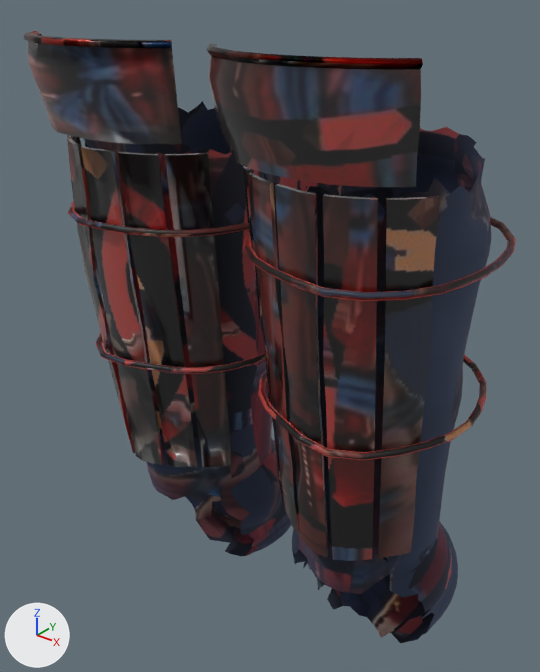
Two versions of the glTF model public/games/era-clash/3d/assets/props/haru/suneate.glb, one commit apart.
Both versions are drawn from a 50 mm lens placed at (0.37, -0.469, 0.613), pointed at (-0.012, 0.009, 0.317). The axes (+X, +Y, +Z) are drawn at lower left. The lights are the same throughout. The picture after the commit comes second. Where no turn or scale is listed for an object, it has been applied to the vertices. Vertices at exactly the same position are counted once.

The first picture shows 'LeftLeg', 'RightLeg', 'kyahan_Left', 'kyahan_Right'.
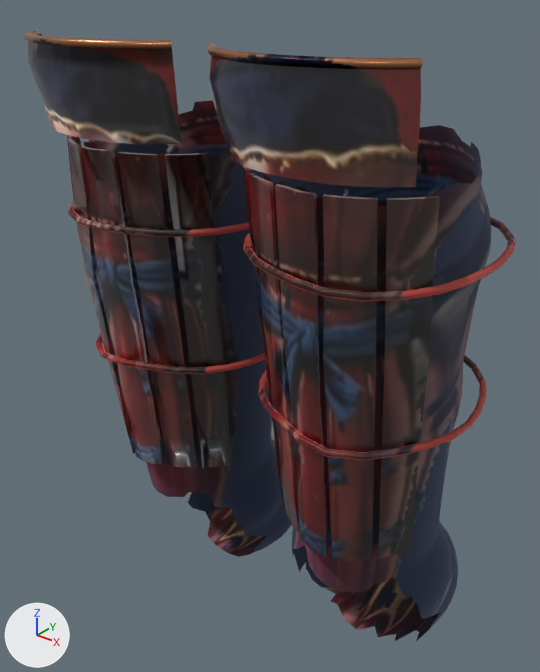
Boxes (x1, y1, x2, y2) around the edits, measured in the pictures (540 x 672 px; the box of a moved part takes in the faces that stretch with it):
'kyahan_Left', reshaped: before (263, 127, 491, 643); after (264, 125, 491, 641)
'kyahan_Right', reshaped: before (84, 101, 291, 556); after (83, 100, 292, 557)
part 1 of me_suneate_leftleg, surface changed: (206, 43, 516, 561) in both
part 2 of me_suneate_rightleg, surface changed: (24, 31, 265, 468) in both
part 3 of me_suneate_kyahan_right, moved or reshaped: before (84, 101, 291, 556); after (83, 100, 292, 557)
part 4 of me_suneate_kyahan_right, surface changed: before (118, 144, 282, 552); after (120, 144, 275, 551)

What changed in the scene script:
```text
Change me_suneate_leftleg:
    where me_suneate_leftleg.from_pydata(...)  # 775 vertices, 1496 faces; spans x 0.0..0.19, y -0.134..0.123, z 0.187..0.573
    used by ob_leftleg; location = (0.0, 0.0, 0.0)
    me_suneate_leftleg part 1: texture (UV) coordinates of 1496 of 1496 faces, centred in x 0.001..0.189, y -0.132..0.12, z 0.187..0.573, changed; they spanned u 0.01..0.99, v 0.0..1.0 and now span u 0.0..0.99, v 0.0..0.99
Change me_suneate_rightleg:
    where me_suneate_rightleg.from_pydata(...)  # 775 vertices, 1496 faces; spans x -0.19..0.0, y -0.134..0.123, z 0.187..0.573
    used by ob_rightleg; location = (0.0, 0.0, 0.0)
    me_suneate_rightleg part 2: texture (UV) coordinates of 1496 of 1496 faces, centred in x -0.189..-0.001, y -0.132..0.12, z 0.187..0.573, changed; they spanned u 0.0..1.0, v 0.0..1.0 and now span u 0.0..1.0, v 0.0..1.0
Change me_suneate_kyahan_right:
    used by ob_kyahan_right; location = (0.0, 0.0, 0.0)
    remove me_suneate_kyahan_right.from_pydata(...)  # 1219 vertices, 2356 faces; spans x -0.176..-0.018, y -0.089..0.134, z 0.0..0.506
    add me_suneate_kyahan_right.from_pydata(...)  # 1219 vertices, 2359 faces; spans x -0.176..-0.018, y -0.089..0.134, z 0.0..0.507
    me_suneate_kyahan_right part 3: 146 vertices moved from x -0.171..-0.021, y -0.085..0.128, z 0.003..0.496 to x -0.174..-0.02, y -0.085..0.128, z 0.004..0.486; 766 vertices removed from x -0.175..-0.018, y -0.089..0.133, z 0.001..0.506; 766 vertices added at x -0.175..-0.018, y -0.089..0.133, z 0.0..0.507
    me_suneate_kyahan_right part 4: 165 kept faces spanning x -0.176..-0.023, y -0.087..0.134, z 0.0..0.493 get new texture (UV) coordinates
Change me_suneate_kyahan_left:
    used by ob_kyahan_left; location = (0.0, 0.0, 0.0)
    remove me_suneate_kyahan_left.from_pydata(...)  # 1317 vertices, 2542 faces; spans x 0.018..0.176, y -0.089..0.133, z 0.0..0.507
    add me_suneate_kyahan_left.from_pydata(...)  # 1289 vertices, 2493 faces; spans x 0.017..0.176, y -0.089..0.134, z 0.0..0.507
    me_suneate_kyahan_left part 5: 1 vertex moved within x 0.161, y 0.002, z 0.154; 1065 vertices removed from x 0.018..0.176, y -0.089..0.133, z 0.0..0.507; 1037 vertices added at x 0.017..0.176, y -0.089..0.134, z 0.0..0.507
```
